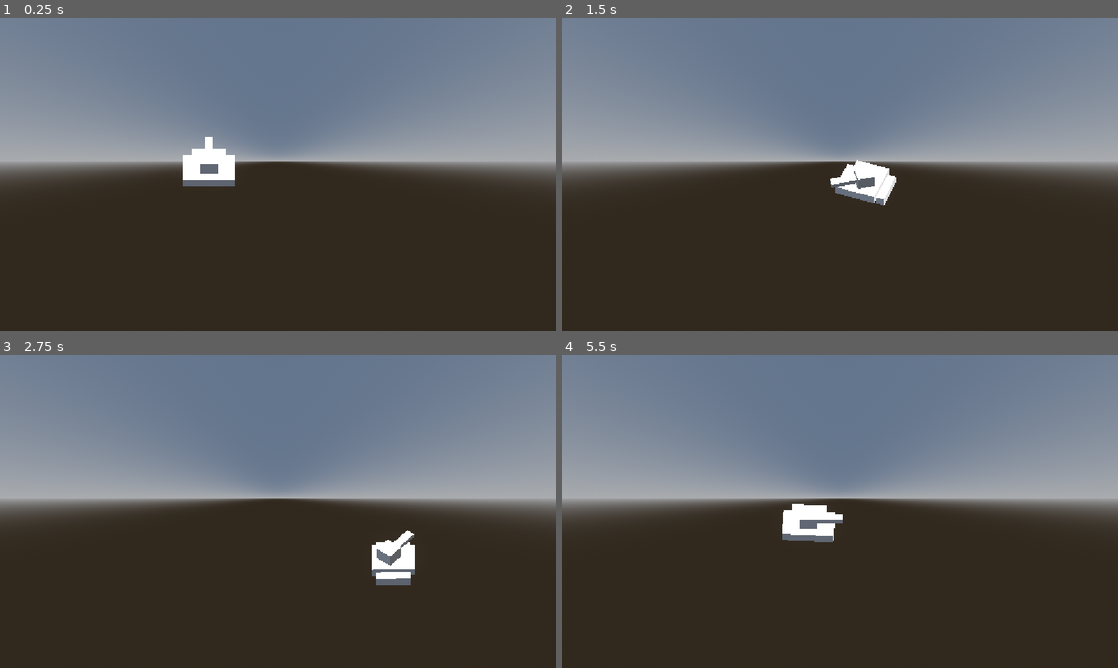
Above: before the commit, frames 1-4 (two rows, left to right).
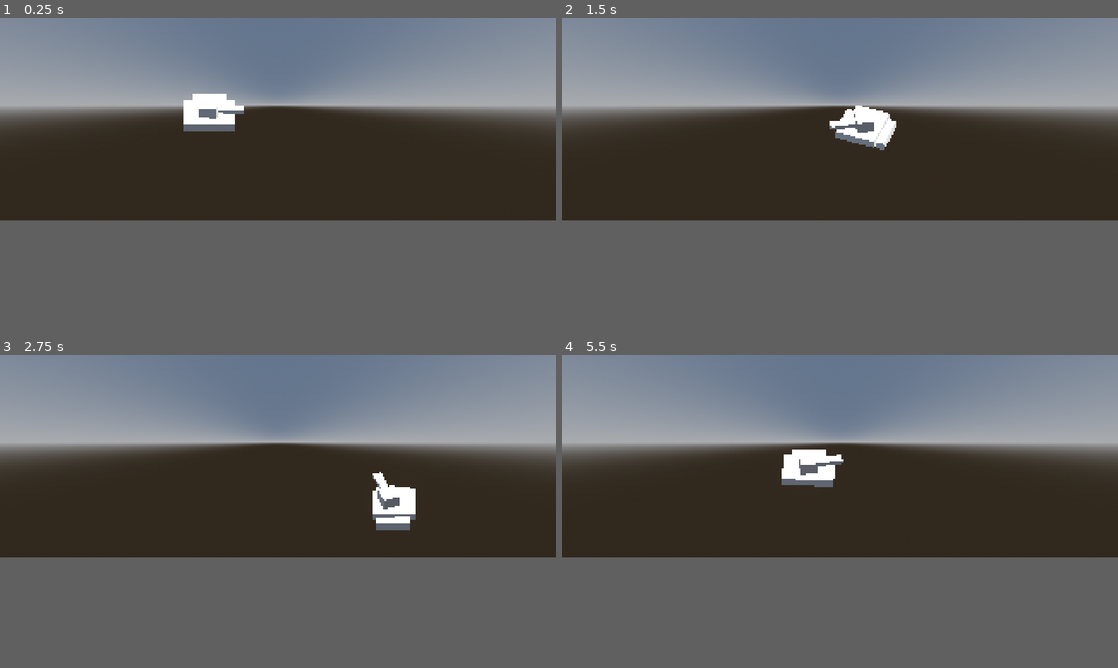
Above: after the commit, the same moments.

Repository: pepsp/tank
Game: Godot game, scene res://scenes/game.tscn
Same seed, same stepped clock (60 frames per second), same inputs: the game is played once before the commit and once after it.
Inputs (mouse positions are in pixels of both pictures, inside the frame that each line leads up to):
- Up to frame 1 (0.25 s): no input
- Up to frame 2 (1.5 s): move the mouse to (962, 158) at 0.52 s; hold D (right) 0.53-1.28 s; move the mouse to (728, 190) at 1.27 s; hold S (down) from 1.28 s (still down)
- Up to frame 3 (2.75 s): move the mouse to (333, 442) at 2.02 s; release S (down) at 2.03 s; hold D (right) from 2.03 s (still down)
- Up to frame 4 (5.5 s): move the mouse to (812, 574) at 2.77 s; release D (right) at 2.78 s; hold W (up) 2.78-3.53 s; move the mouse to (1006, 558) at 3.52 s; hold A (left) 3.53-5.03 s; move the mouse to (673, 464) at 4.27 s; move the mouse to (867, 511) at 5.02 s; hold S (down) from 5.03 s (still down)
In our replay, the window is 800x450 before the commit and 800x291 after it. These sizes can differ from the game's own. Grey fills any space a smaller window leaves; there, only what the larger window draws over its background counts as a difference.

The runs differ from the first frame. In frame 1, 30% of the frame differs, in the area x 0-100%, y 15-54%; in frame 2, 30%; in frame 3, 31%, in the area x 0-100%, y 15-74%; in frame 4, 30%.

Commit message:
Giro de cañon de tanque fix, funciones add

Diff:
--- a/project.godot
+++ b/project.godot
@@ -17,6 +17,9 @@
 
 [display]
 
+window/size/viewport_width=1980
+window/size/viewport_height=720
+window/size/mode=3
 window/stretch/mode="canvas_items"
 window/stretch/aspect="expand"
 
--- a/scenes/player.gd
+++ b/scenes/player.gd
@@ -1,46 +1,67 @@
+
 extends CharacterBody3D
 
 @export var vel_giro: float = 13.0
 @export var vel_giro_canon: float = 7.0
-@export var velocidad = 9.0
+@export var velocidad: float = 9.0
+
+@onready var cannon: Node3D = $tank/controller/cannon
+@onready var body2: Node3D = $tank/controller/body2
+
+func _process(delta: float) -> void:
+	_apuntar_canon(delta)
 
 func _physics_process(delta: float) -> void:
+	_mover_tanque(delta)
+	move_and_slide()
 
-	# Rotación del cañón hacia el mouse
-	var mouse_pos = get_viewport().get_mouse_position()
-	var centro_pantalla = get_viewport().get_visible_rect().size / 2
-	var direccion_mouse = mouse_pos - centro_pantalla
-	if direccion_mouse.length() > 5:
-		var angulo_objetivo = atan2(-direccion_mouse.x, -direccion_mouse.y)
-		$tank/controller/cannon.rotation.y = lerp_angle($tank/controller/cannon.rotation.y, angulo_objetivo, vel_giro * delta)
+func _apuntar_canon(delta: float) -> void:
+	var camara := get_viewport().get_camera_3d()
+	if camara == null:
+		return
 
-	# Movimiento / rotación tanque
+	var mouse_pos := get_viewport().get_mouse_position()
+	var origen := camara.project_ray_origin(mouse_pos)
+	var dir := camara.project_ray_normal(mouse_pos)
+
+	# Plano horizontal a la altura del cañón
+	var plano := Plane(Vector3.UP, cannon.global_position.y)
+	var punto = plano.intersects_ray(origen, dir)
+	if punto == null:
+		return
+
+	var hacia_mouse: Vector3 = punto - cannon.global_position
+	hacia_mouse.y = 0.0
+
+	# Zona muerta: mouse casi encima del cañón
+	if hacia_mouse.length() < 0.3:
+		return
+
+	# Frente del cañón = -Z
+	var angulo_global := atan2(-hacia_mouse.x, -hacia_mouse.z)
+	cannon.global_rotation.y = lerp_angle(cannon.global_rotation.y, angulo_global, vel_giro * delta)
+
+func _mover_tanque(delta: float) -> void:
 	var input_dir := Input.get_vector("left", "right", "up", "down")
 	var direction := Vector3(input_dir.x, 0, input_dir.y).normalized()
 
 	if direction:
-		var rot_actual = $tank/controller/body2.rotation.y
-		var angulo_cuerpo = atan2(-direction.x, -direction.z)
+		var rot_actual: float = body2.rotation.y
+		var angulo_cuerpo: float = atan2(-direction.x, -direction.z)
+		var diferencia: float = wrapf(angulo_cuerpo - rot_actual, -PI, PI)
+		var velocidad_final: float = velocidad
 
-		var diferencia = wrapf(angulo_cuerpo - rot_actual, -PI, PI)
-
-		var velocidad_final = velocidad
-
+		# Si el giro es mayor a 90°, el tanque va en reversa en vez de girar
 		if abs(diferencia) > PI / 2:
 			if diferencia > 0:
 				angulo_cuerpo = rot_actual + (diferencia - PI)
 			else:
 				angulo_cuerpo = rot_actual + (diferencia + PI)
-
 			velocidad_final = velocidad * 0.8
 
 		velocity.x = direction.x * velocidad_final
 		velocity.z = direction.z * velocidad_final
-
-		$tank/controller/body2.rotation.y = lerp_angle(rot_actual, angulo_cuerpo, vel_giro_canon * delta)
-
+		body2.rotation.y = lerp_angle(rot_actual, angulo_cuerpo, vel_giro_canon * delta)
 	else:
 		velocity.x = move_toward(velocity.x, 0, velocidad)
 		velocity.z = move_toward(velocity.z, 0, velocidad)
-
-	move_and_slide()
Not shown, added: .editorconfig
Not shown, added: .gitattributes
Not shown, added: .gitignore
